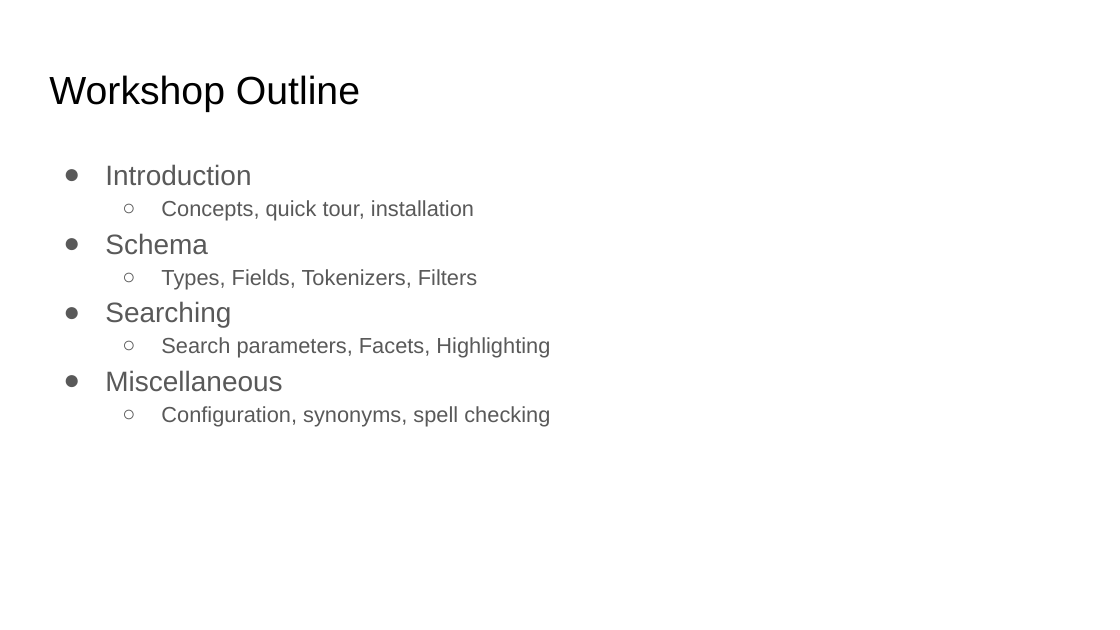
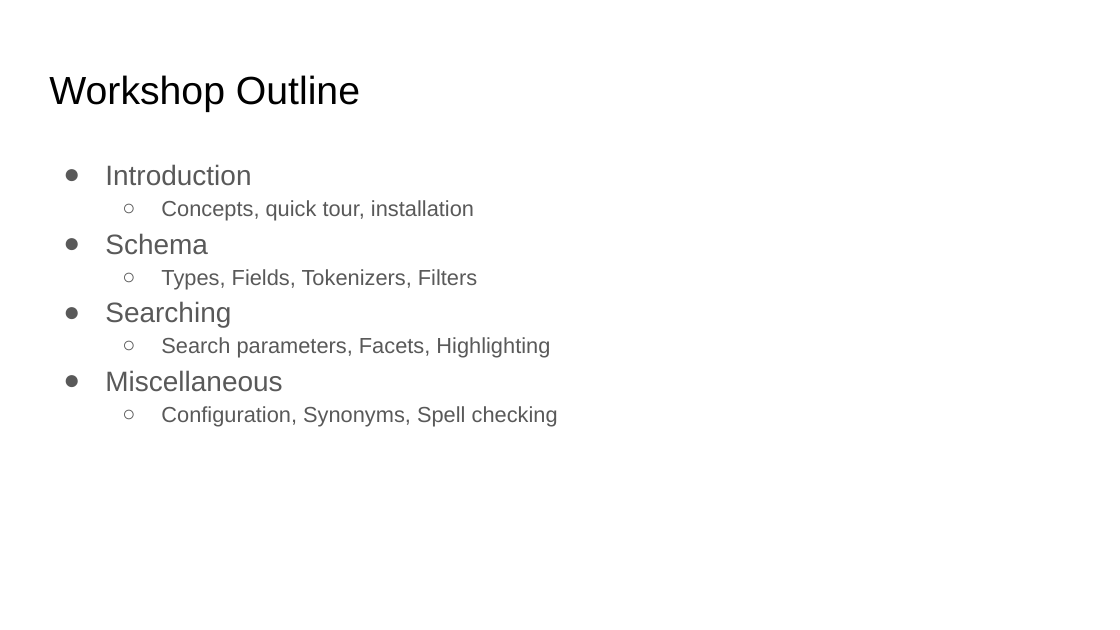
Before and after one commit to hectorcorrea/solr-for-newbies, a slide deck: slide 2 of slides.pptx. Drawn at 1120x630 pixels with LibreOffice and Linux fonts; fonts in the diff are those of the drawing. Boxes give left, top, right and bottom in pixels: in the first picture for what was removed or moved away, otherwise in the second. Text is boxed around its words. In the diff, an @@ line names an element or a change of style, - is before the commit and + after.

```diff
--- a/slides.pptx
+++ b/slides.pptx
@@ text at [161, 406, 558, 427]: text changed @@
-  ○ Configuration, synonyms, spell checking
+  ○ Configuration, Synonyms, Spell checking
```
Also in this commit, not shown: 8 other slides changed, 3 slides added, 1 other file.
